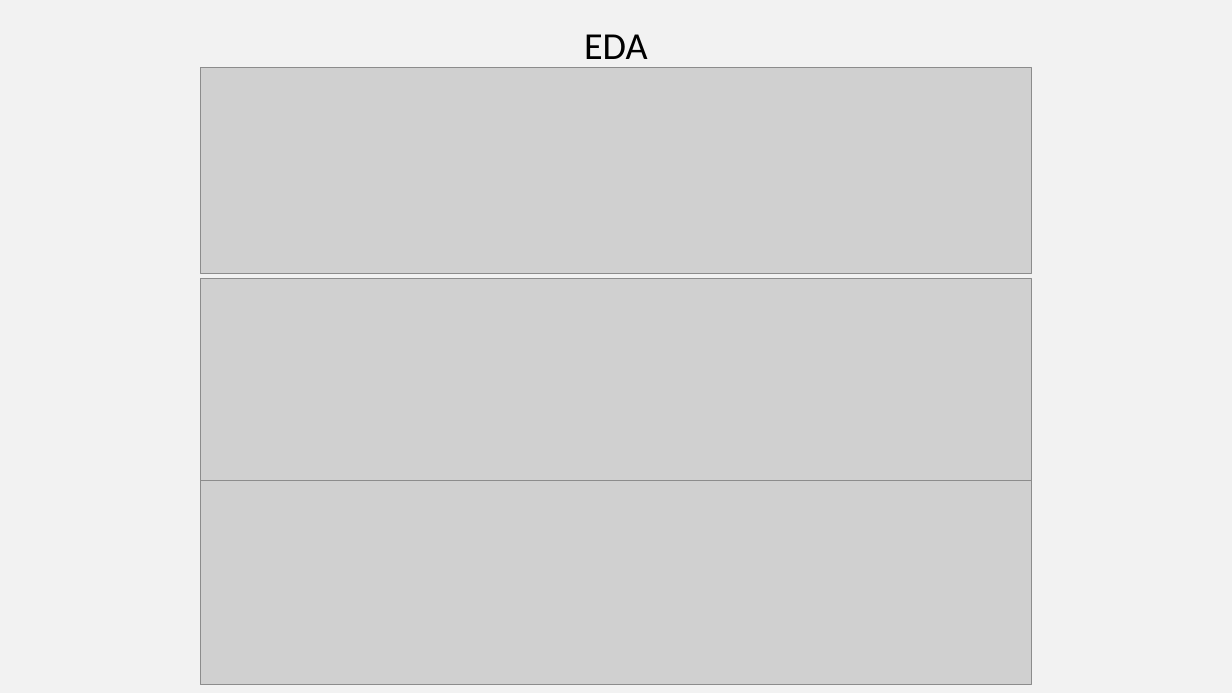
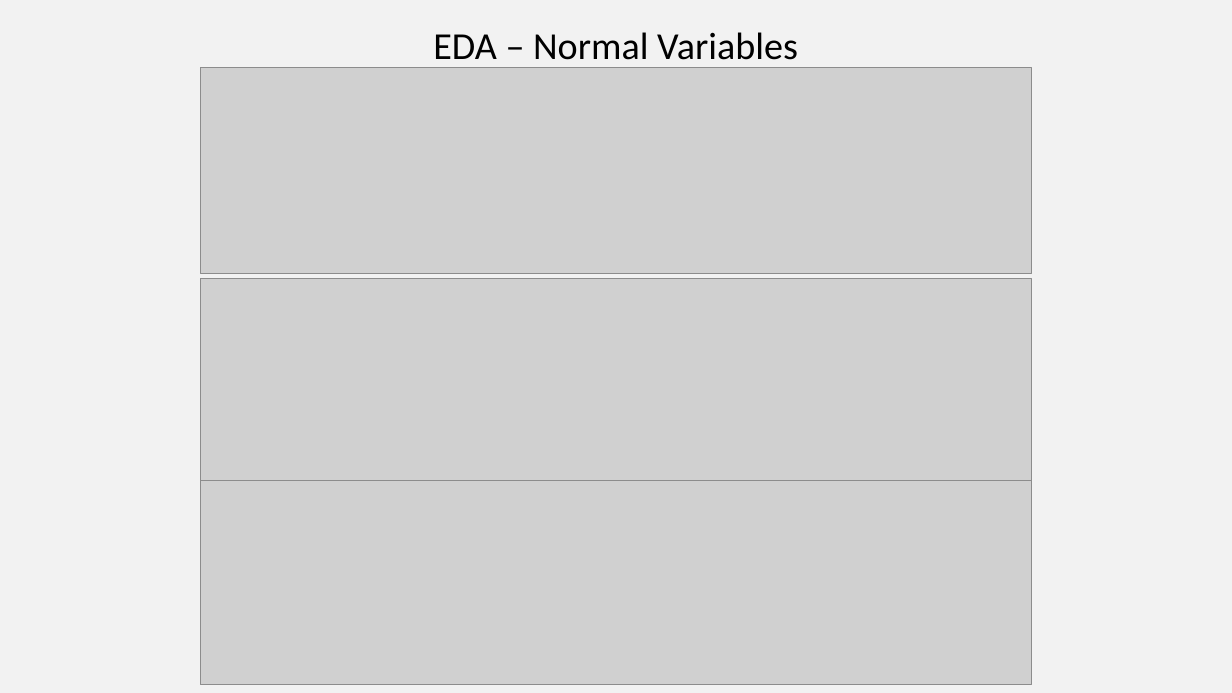
Before and after one commit to deckerdog/WebScrapeProj, a slide deck: slide 8 of GoFundMe Present.pptx. Drawn at 1232x693 pixels with LibreOffice and Linux fonts; fonts in the diff are those of the drawing; grey boxes stand for pictures. Boxes give left, top, right and bottom in pixels: in the first picture for what was removed or moved away, otherwise in the second. Text is boxed around its words. In the diff, an @@ line names an element or a change of style, - is before the commit and + after.

```diff
--- a/GoFundMe Present.pptx
+++ b/GoFundMe Present.pptx
@@ text at (433,32,798,68): text changed @@
-EDA
+EDA – Normal Variables
```
Also in this commit, not shown: 4 other slides changed.
